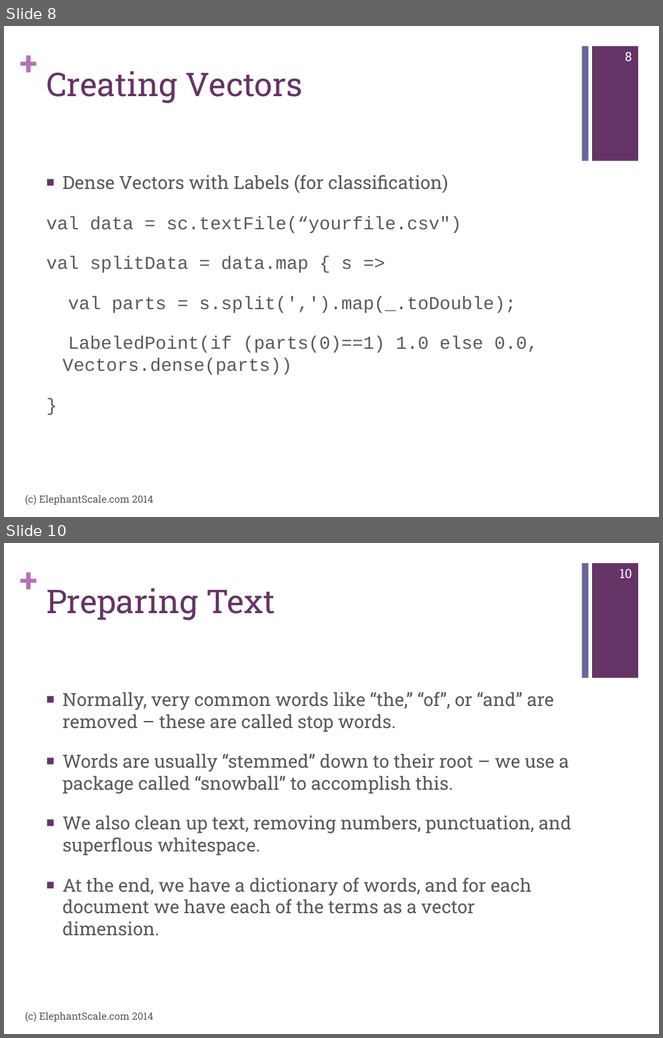
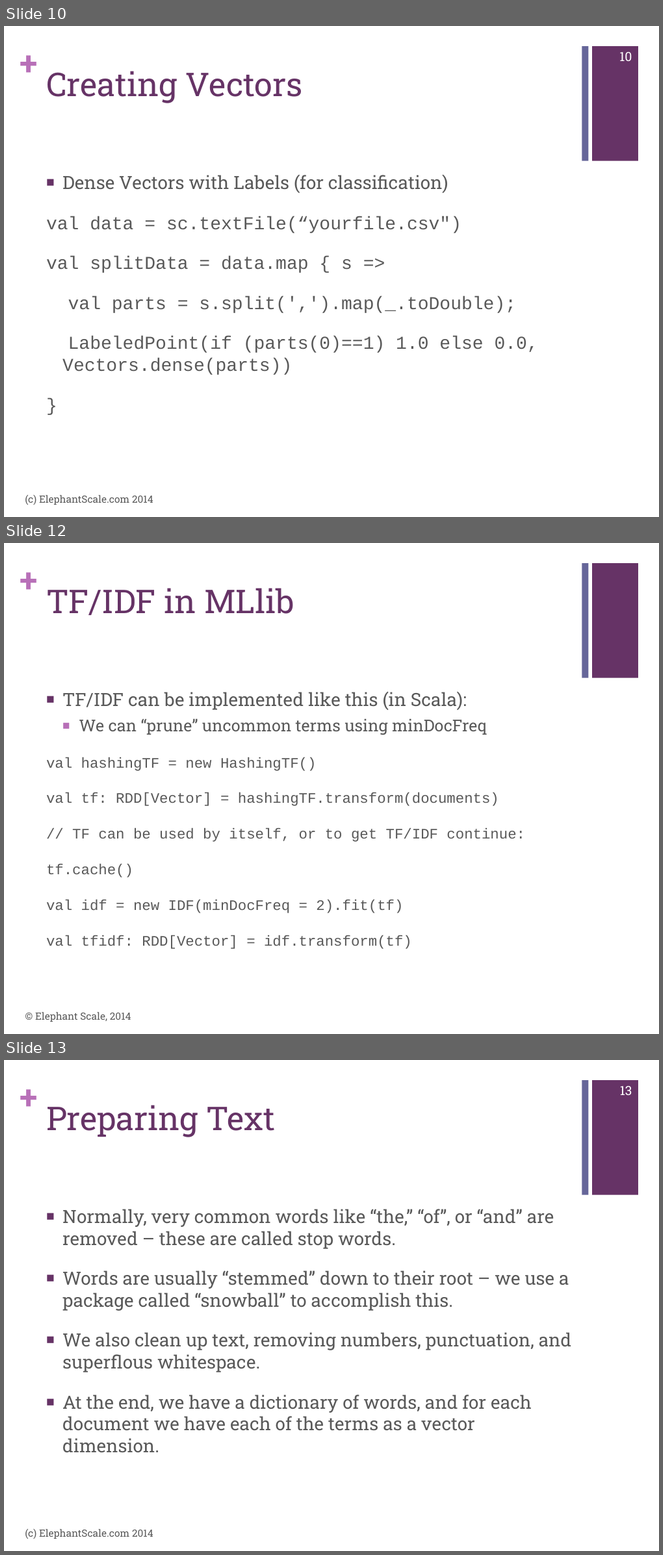
Before and after one commit to mattvinks/spark-labs, a slide deck: slides/MLLib.pptx. Shown one above the other, each under a label of ours: slides 8 and 10 before the commit, slides 10, 12 and 13 after it; the slides between them are not shown. The pictures are 663x1038 and 663x1555 pixels, drawn with LibreOffice and Linux fonts; fonts in the diff are those of the drawing. Boxes give left, top, right and bottom in pixels: in the first picture for what was removed or moved away, otherwise in the second. Text is boxed around its words. In the diff, an @@ line names an element or a change of style, - is before the commit and + after.

```diff
--- a/slides/MLLib.pptx
+++ b/slides/MLLib.pptx
@@ slide 12 added at (4,543,659,1034), background #FFFFFF; not listed: 3 template elements that a slide beside it also shows @@
@@ title added at (46,588,295,615), 36 pt, text #663366 @@
+TF/IDF in MLlib
@@ text added at (46,692,525,949), 16 pt, text #595959 @@
+■ TF/IDF can be implemented like this (in Scala):
+  ■ We can “prune” uncommon terms using minDocFreq
+val hashingTF = new HashingTF()
+val tf: RDD[Vector] = hashingTF.transform(documents)
+// TF can be used by itself, or to get TF/IDF continue:
+tf.cache()
+val idf = new IDF(minDocFreq = 2).fit(tf)
+val tfidf: RDD[Vector] = idf.transform(tf)
@@ text added at (35,1012,131,1022), 11 pt, text #595959 @@
+© Elephant Scale, 2014
@@ what was slide 8 is now slide 10 @@
@@ page number at (620,52,632,61): text changed @@
-8
+10
@@ what was slide 10 is now slide 13 @@
@@ page number at (620,1086,633,1095): text changed @@
-10
+13
```
Also in this commit, not shown: 1 slide changed, 5 other slides added.
